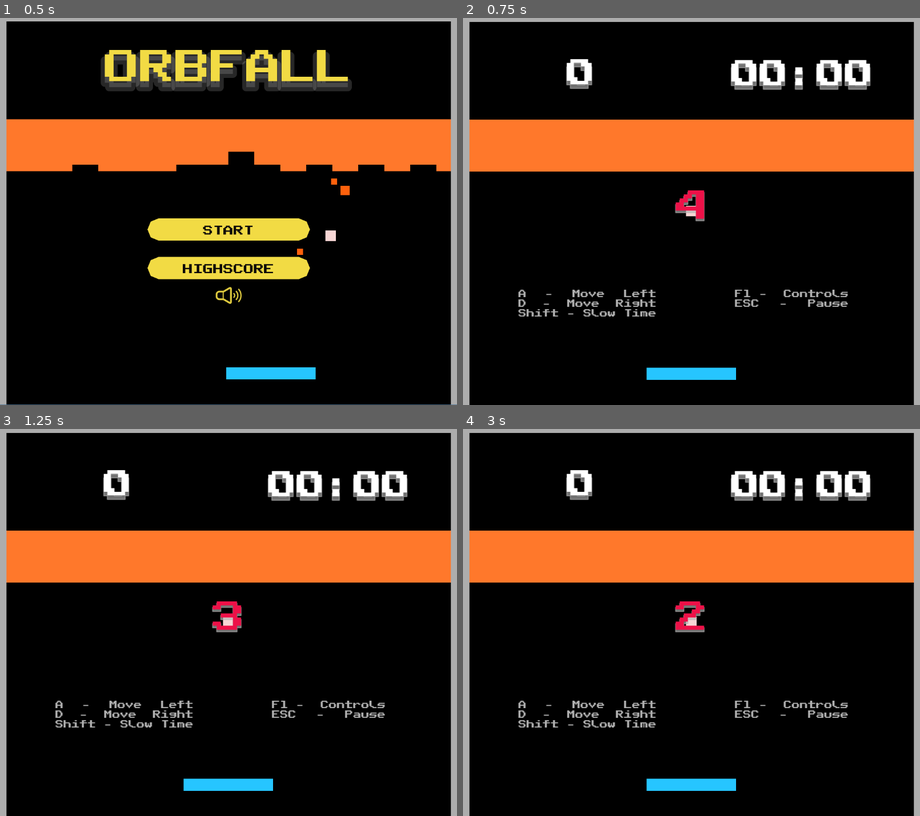
Above: before the commit, frames 1-4 (two rows, left to right).
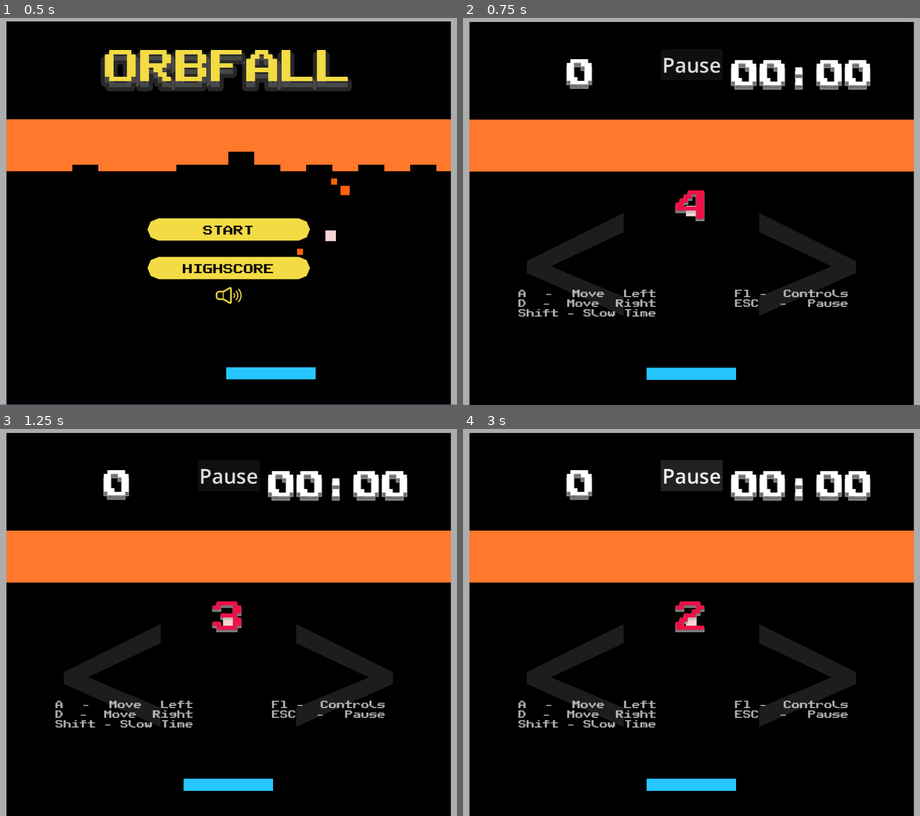
Above: after the commit, the same moments.

Repository: KeiGar/OrbFall
Game: Godot game, scene res://scenes/menus/main_menu_controls.tscn
Two runs of this game, one before a commit and one after it. Both use one fixed random seed, a clock stepped at 60 frames per second and the inputs below.
Inputs (mouse positions are in pixels of both pictures, inside the frame that each line leads up to):
- Up to frame 1 (0.5 s): no input
- Up to frame 2 (0.75 s): click "START" at 0.5 s
- Up to frame 3 (1.25 s): no input
- Up to frame 4 (3 s): click (577, 668) at 1.25 s, where only the run after the commit has a clickable "<"; click (805, 668) at 2 s, where only the run after the commit has a clickable ">"; click (691, 475) at 2.75 s, where only the run after the commit has a clickable "Pause"

Frame 1 is identical in both runs. In frame 2, 3.6% of the frame differs, in the area x 14-86%, y 10-77%; in frame 3, 3.6%; in frame 4, 4.4%, in the area x 14-86%, y 8-77%.

Commit message:
hud layout improvement

Diff:
--- a/scenes/game_assets/game.tscn
+++ b/scenes/game_assets/game.tscn
@@ -173,7 +173,8 @@
 pitch_scale = 0.25
 
 [node name="MobileControlsOverlay" parent="." unique_id=1354855609 instance=ExtResource("9_mq2qo")]
-visible = false
+offset_top = -49.0
+offset_bottom = -49.0
 
 [connection signal="game_start" from="." to="GameTimer" method="_on_game_game_start"]
 [connection signal="pause" from="." to="Menus/PauseMenu" method="_on_game_pause"]
--- a/scenes/menus/hud_game_controls.tscn
+++ b/scenes/menus/hud_game_controls.tscn
@@ -1,6 +1,9 @@
 [gd_scene format=3 uid="uid://dtjn82e0kob50"]
 
 [ext_resource type="FontFile" uid="uid://dfbrfi1pnqbms" path="res://styles/fonts/PublicPixel-rv0pA.ttf" id="1_2p3fb"]
+
+[sub_resource type="StyleBoxFlat" id="StyleBoxFlat_2p3fb"]
+bg_color = Color(0.6, 0.6, 0.6, 0)
 
 [sub_resource type="StyleBoxFlat" id="StyleBoxFlat_8im2c"]
 content_margin_left = 4.0
@@ -26,6 +29,7 @@
 [sub_resource type="StyleBoxEmpty" id="StyleBoxEmpty_r5pdl"]
 
 [sub_resource type="Theme" id="Theme_p6vpu"]
+Button/styles/normal = SubResource("StyleBoxFlat_2p3fb")
 Label/colors/font_color = Color(1, 1, 1, 0.69411767)
 Label/colors/font_outline_color = Color(0, 0, 0, 1)
 Label/colors/font_shadow_color = Color(0, 0, 0, 0)
--- a/scenes/menus/mobile_controls_overlay.tscn
+++ b/scenes/menus/mobile_controls_overlay.tscn
@@ -1,6 +1,7 @@
 [gd_scene format=3 uid="uid://c68xq7tcfqltt"]
 
 [ext_resource type="Script" uid="uid://uebun7y7cnc" path="res://scripts/menus/mobile_controls_overlay.gd" id="1_xo17a"]
+[ext_resource type="Theme" uid="uid://chjv4rmjebb10" path="res://styles/hud/mobile_hud_style.tres" id="2_1krk4"]
 
 [node name="MobileControlsOverlay" type="Control" unique_id=1354855609]
 layout_mode = 3
@@ -20,12 +21,12 @@
 anchors_preset = 5
 anchor_left = 0.5
 anchor_right = 0.5
-offset_left = -474.5
+offset_left = -562.5
 offset_top = -349.0
-offset_right = 474.5
+offset_right = 562.5
 offset_bottom = 646.0
 grow_horizontal = 2
-theme_override_constants/separation = 300
+theme_override_constants/separation = 100
 
 [node name="BTN_ESC_KEY" type="Button" parent="VBoxContainer" unique_id=1832321344]
 layout_mode = 2
@@ -36,20 +37,22 @@
 
 [node name="ControlKeys" type="HBoxContainer" parent="VBoxContainer" unique_id=1431680227]
 layout_mode = 2
-theme_override_constants/separation = 200
+theme_override_constants/separation = 20
 
 [node name="BTN_LEFT_KEY" type="Button" parent="VBoxContainer/ControlKeys" unique_id=82528164]
 layout_mode = 2
 size_flags_horizontal = 3
 size_flags_vertical = 4
-theme_override_font_sizes/font_size = 100
+theme = ExtResource("2_1krk4")
+theme_override_font_sizes/font_size = 500
 text = "<"
 
 [node name="BTN_RIGHT_KEY" type="Button" parent="VBoxContainer/ControlKeys" unique_id=1252203731]
 layout_mode = 2
 size_flags_horizontal = 3
 size_flags_vertical = 4
-theme_override_font_sizes/font_size = 100
+theme = ExtResource("2_1krk4")
+theme_override_font_sizes/font_size = 500
 action_mode = 0
 text = ">"
 
--- /dev/null
+++ b/styles/hud/mobile_hud_style.tres
@@ -0,0 +1,25 @@
+[gd_resource type="Theme" format=3 uid="uid://chjv4rmjebb10"]
+
+[sub_resource type="StyleBoxFlat" id="StyleBoxFlat_tiv44"]
+bg_color = Color(0.6, 0.6, 0.6, 0)
+
+[sub_resource type="StyleBoxFlat" id="StyleBoxFlat_bgync"]
+bg_color = Color(0.6, 0.6, 0.6, 0)
+
+[sub_resource type="StyleBoxFlat" id="StyleBoxFlat_xo17a"]
+bg_color = Color(0.6, 0.6, 0.6, 0)
+
+[sub_resource type="StyleBoxFlat" id="StyleBoxFlat_moqq0"]
+bg_color = Color(0.6, 0.6, 0.6, 0)
+
+[resource]
+Button/colors/font_color = Color(1, 1, 1, 0.11372549)
+Button/colors/font_focus_color = Color(1, 1, 1, 0.11372549)
+Button/colors/font_hover_color = Color(1, 1, 1, 0.11372549)
+Button/colors/font_hover_pressed_color = Color(1, 1, 1, 0.11372549)
+Button/colors/font_outline_color = Color(1, 1, 1, 0.11372549)
+Button/colors/font_pressed_color = Color(1, 1, 1, 0.11372549)
+Button/styles/focus = SubResource("StyleBoxFlat_tiv44")
+Button/styles/hover = SubResource("StyleBoxFlat_bgync")
+Button/styles/normal = SubResource("StyleBoxFlat_xo17a")
+Button/styles/pressed = SubResource("StyleBoxFlat_moqq0")
